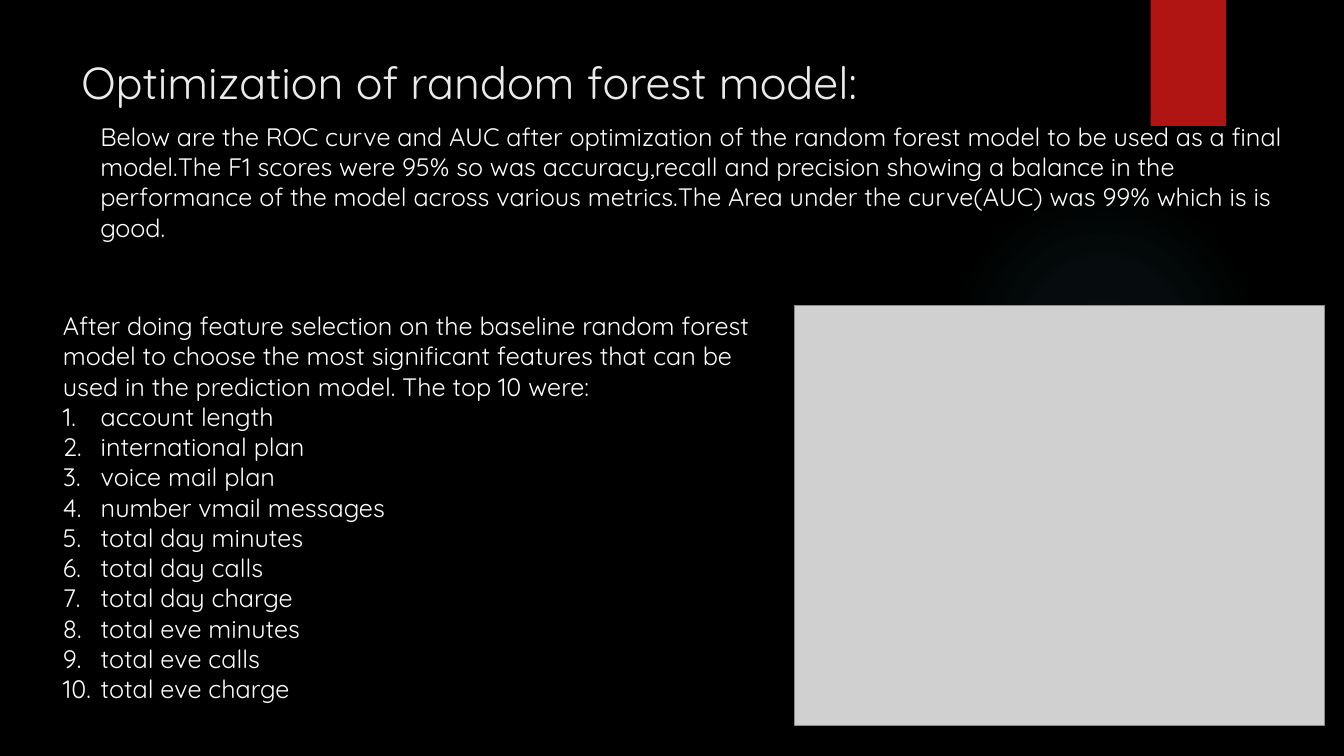
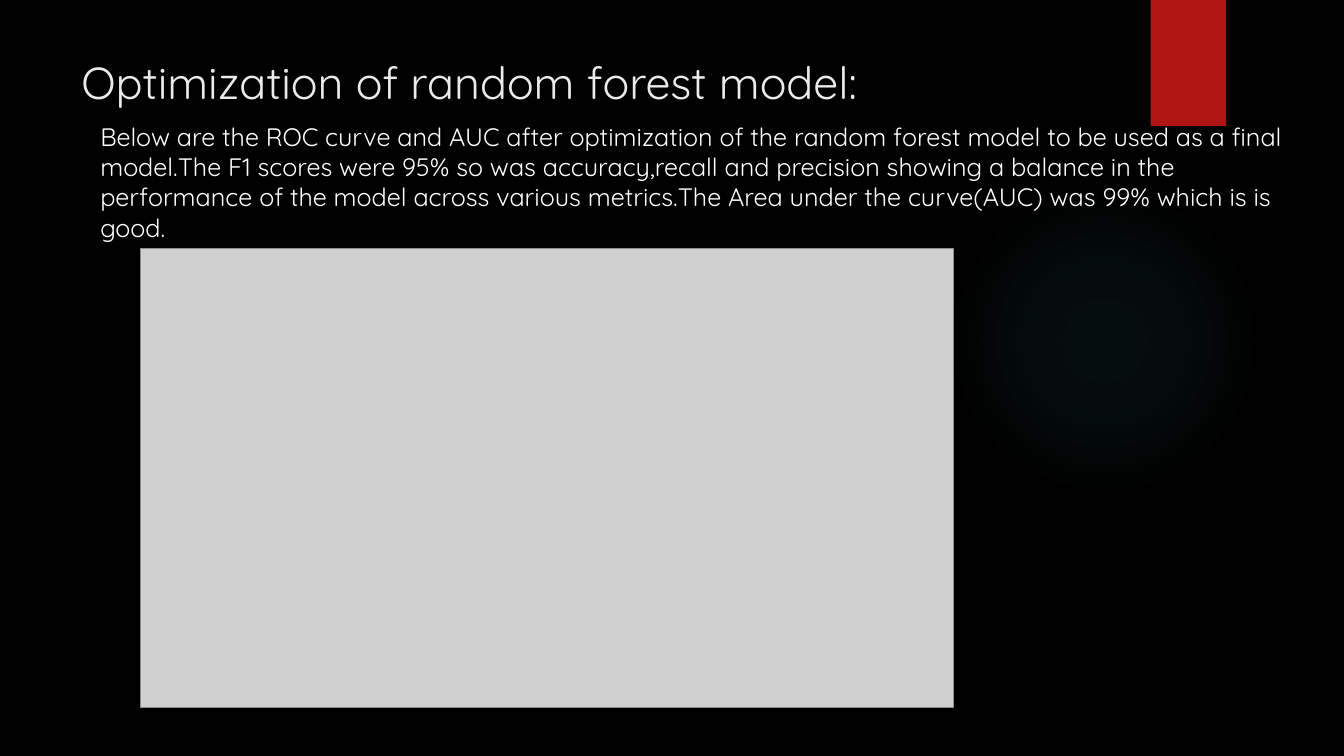
Before and after one commit to IceyPanda23/Phase_3_project, a slide deck: slide 8 of project presentation.pptm. Drawn at 1344x756 pixels with LibreOffice and Linux fonts; fonts in the diff are those of the drawing; grey boxes stand for pictures; background and template pictures are left out. Boxes give left, top, right and bottom in pixels: in the first picture for what was removed or moved away, otherwise in the second. Text is boxed around its words. In the diff, an @@ line names an element or a change of style, - is before the commit and + after.

```diff
--- a/project presentation.pptm
+++ b/project presentation.pptm
@@ picture added at <box>141,249,954,708</box> @@
@@ text removed at <box>63,316,748,703</box> @@
-After doing feature selection on the baseline random forest model to choose the most significant features that can be used in the prediction model. The top 10 were:
-1. account length
-2. international plan
-3. voice mail plan
-4. number vmail messages
-5. total day minutes
-6. total day calls
-7. total day charge
-8. total eve minutes
-9. total eve calls
-10. total eve charge
@@ picture removed at <box>795,306,1325,725</box> @@
```
Also in this commit, not shown: 1 other slide changed, 3 other files.
